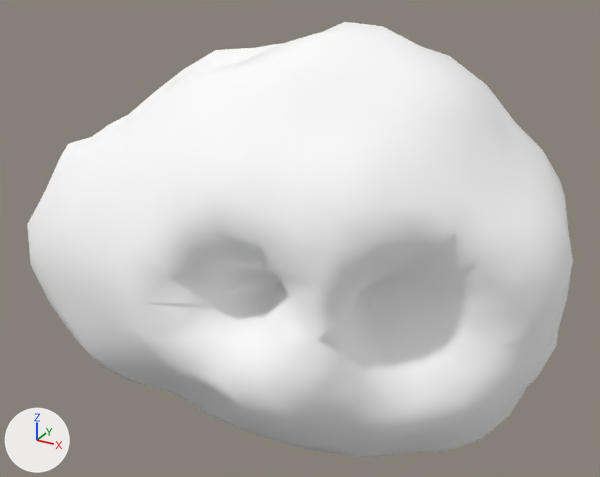
Renders of the glTF model assets/asteroids/asteroid_med_29.glb from each side of a commit.
Camera for both pictures: a 50 mm lens placed at (1.197, -2.312, 1.204), pointed at (-0.066, -0.015, 0.056). The lights are fixed; the arrows at lower left show +X, +Y and +Z. The older version comes first. Vertices at exactly the same position are counted once.

Objects in the first picture: 'asteroid_med_29'.
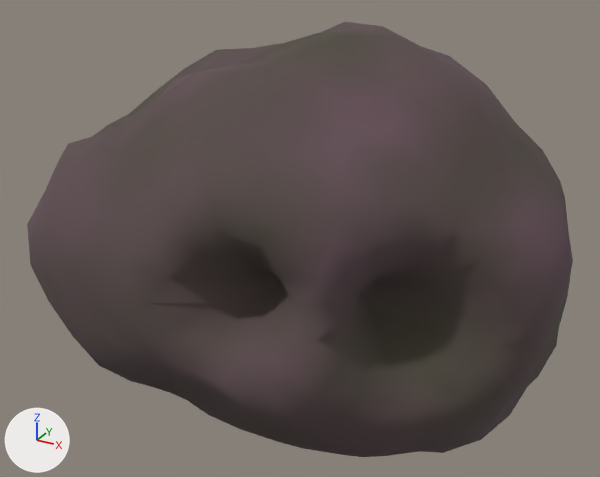
Boxes [x1, y1, x2, y2] around the edits, measured in the pictures (600 x 477 px):
'asteroid_med_29', recoloured (darker)
    both: [27, 22, 573, 457]

Diff of the bpy script that builds the scene:
```diff
--- a/assets/asteroids/asteroid_med_29.glb.py
+++ b/assets/asteroids/asteroid_med_29.glb.py
@@ mat_rock_asteroid_med_29 @@
 n0 = _N.new('ShaderNodeBsdfPrincipled'); n0.name = 'Principled BSDF'
-n0.inputs[0].default_value = (1.0, 1.0, 1.0, 1.0)  # 'Base Color', white #ffffff
-n0.inputs[1].default_value = 0.0296  # 'Metallic'
-n0.inputs[2].default_value = 0.926  # 'Roughness'
+n0.inputs[1].default_value = 0.0355  # 'Metallic'
+n0.inputs[2].default_value = 0.909  # 'Roughness'
 n1 = _N.new('ShaderNodeOutputMaterial'); n1.name = 'Material Output'
+n2 = _N.new('ShaderNodeVertexColor'); n2.name = 'Color Attribute'
 _L.new(n0.outputs[0], n1.inputs[0])  # 'BSDF' to 'Surface'
+_L.new(n2.outputs[0], n0.inputs[0])  # 'Color' to 'Base Color'
@@ me_icosphere @@
 me_icosphere.from_pydata(...)  # 642 vertices, 1280 faces; spans x -0.94..0.84, y -0.72..0.72, z -0.65..0.78
 # used by ob_asteroid_med_29; location = (0.0, 0.0, 0.0)
+# me_icosphere part 1: vertex colours changed
 me_icosphere.materials.append(mat_rock_asteroid_med_29)
```
